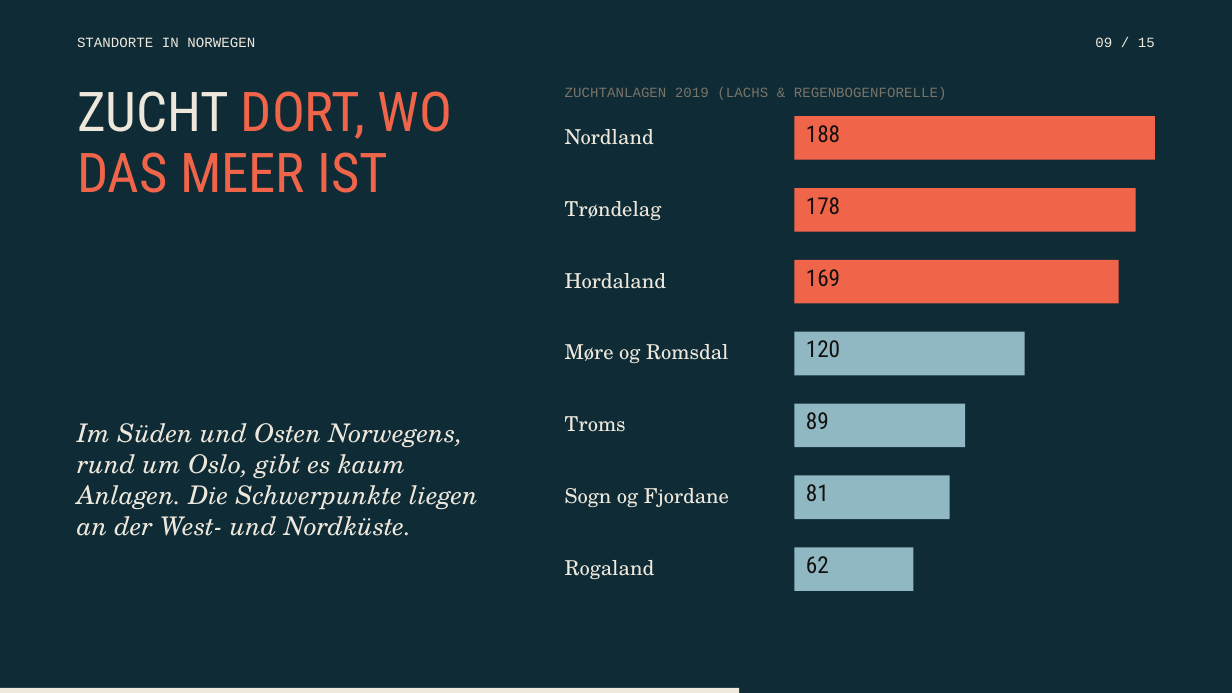
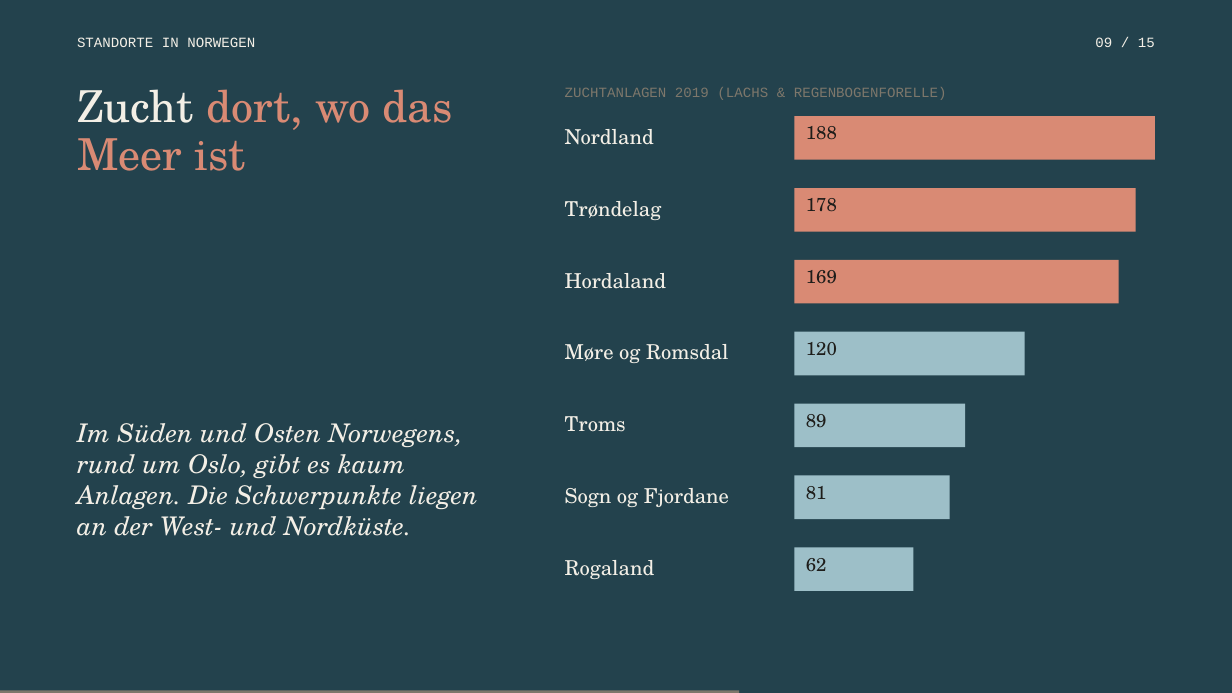
Before and after one commit to fakexkira/SlawaStudios, a slide deck: slide 9 of praesentation-lachs/Lachs-aus-dem-Kaefig.pptx. Drawn at 1232x693 pixels with LibreOffice and Linux fonts; fonts in the diff are those of the drawing. Boxes give left, top, right and bottom in pixels: in the first picture for what was removed or moved away, otherwise in the second. Text is boxed around its words. In the diff, an @@ line names an element or a change of style, - is before the commit and + after.

```diff
--- a/praesentation-lachs/Lachs-aus-dem-Kaefig.pptx
+++ b/praesentation-lachs/Lachs-aus-dem-Kaefig.pptx
@@ background #0E2B36 to #23424D @@
@@ text at (77, 89, 453, 171): text changed; size 42.6 to 34.3 pt; font Roboto Condensed to TeX Gyre Schola; text colour #F0654A to #D98A74 @@
-ZUCHT DORT, WO DAS MEER IST
+Zucht dort, wo das Meer ist
@@ text "ZUCHTANLAGEN 2019 (LACHS & REGENBOGENFORELLE)" at (565, 87, 947, 100): text colour #7A7367 to #7D776B @@
@@ fill #F0654A to #D98A74 in 3 elements at (795, 116, 1155, 160), (795, 188, 1137, 231), (795, 260, 1119, 303) @@
@@ text colour #EEE8DC to #F3EFE6 in 10 elements at (77, 37, 255, 47), (1095, 37, 1155, 47), (77, 423, 478, 536), (565, 129, 654, 145), (565, 201, 662, 220), (565, 273, 666, 289), (565, 344, 729, 363), (565, 416, 626, 432), (565, 488, 729, 507), (565, 560, 655, 579) @@
@@ fill #8FB8C2 to #9DBFC8 in 4 elements at (795, 332, 1025, 375), (795, 404, 966, 447), (795, 476, 950, 519), (795, 547, 914, 591) @@
@@ size 18 to 14.5 pt, font Roboto Condensed to TeX Gyre Schola, text colour #12110F to #1E1D1A; line spacing 0.95 to 1 in 7 elements at (806, 126, 837, 140), (806, 198, 837, 212), (806, 270, 837, 284), (806, 342, 837, 355), (806, 414, 827, 428), (806, 486, 827, 500), (806, 558, 827, 571) @@
@@ rectangle at (0, 690, 739, 693): fill #EEE8DC to #7D776B @@
```
Also in this commit, not shown: 14 other slides changed, 4 other files.
